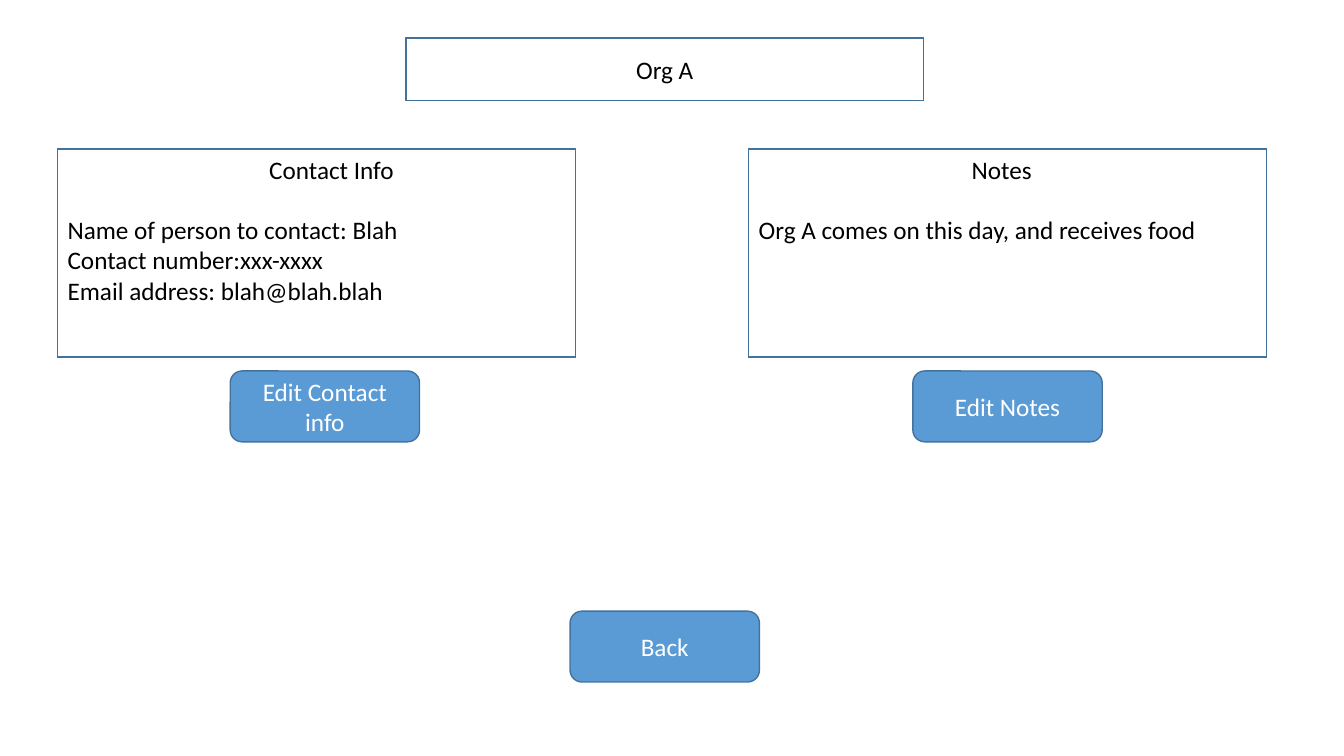
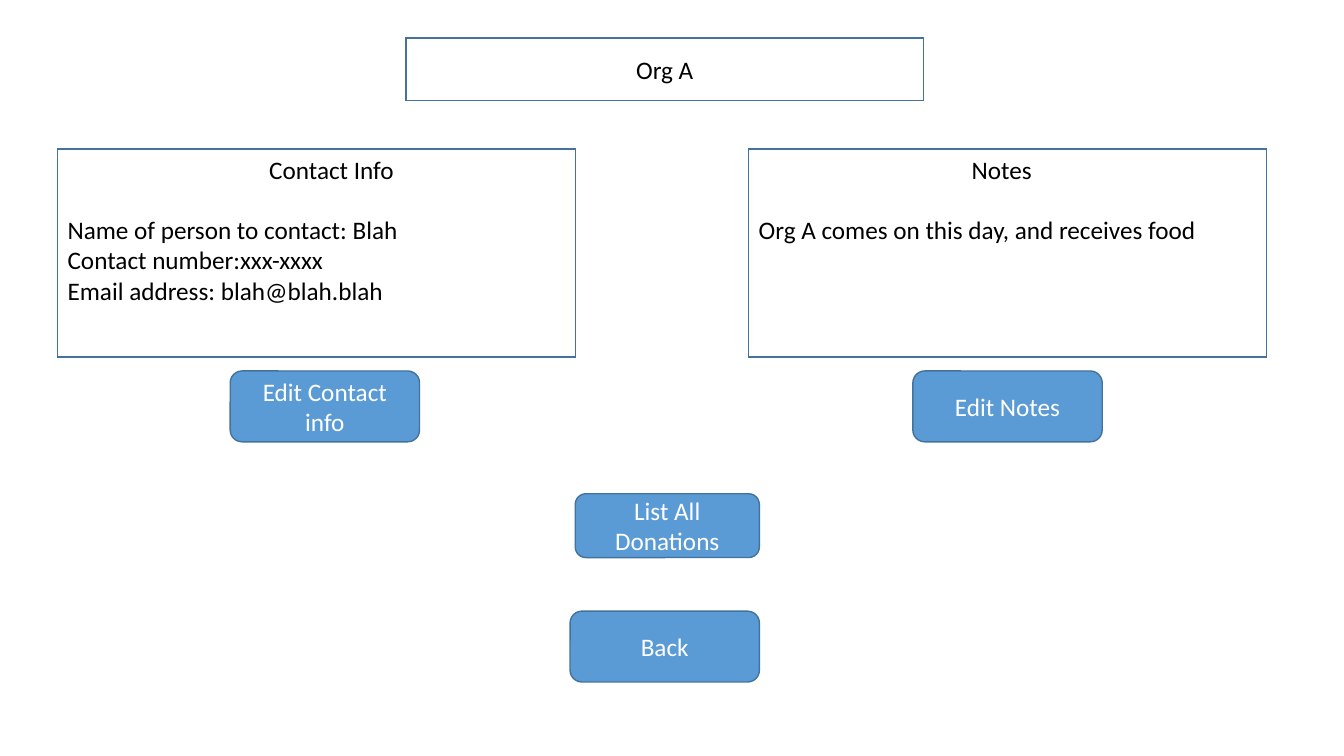
Before and after one commit to ShawnStrong/JustTwoMore, a slide deck: slide 10 of Just One More Program Prez.pptx. Drawn at 1344x756 pixels with LibreOffice and Linux fonts; fonts in the diff are those of the drawing. Boxes give left, top, right and bottom in pixels: in the first picture for what was removed or moved away, otherwise in the second. Text is boxed around its words. In the diff, an @@ line names an element or a change of style, - is before the commit and + after.

```diff
--- a/Just One More Program Prez.pptx
+++ b/Just One More Program Prez.pptx
@@ rounded rectangle added at bbox=[576, 494, 760, 558], fill #5B9BD5, outline #43739E 1 pt, 18 pt, text #FFFFFF @@
+List All Donations
```
Also in this commit, not shown: 3 slides added, 1 other file.
